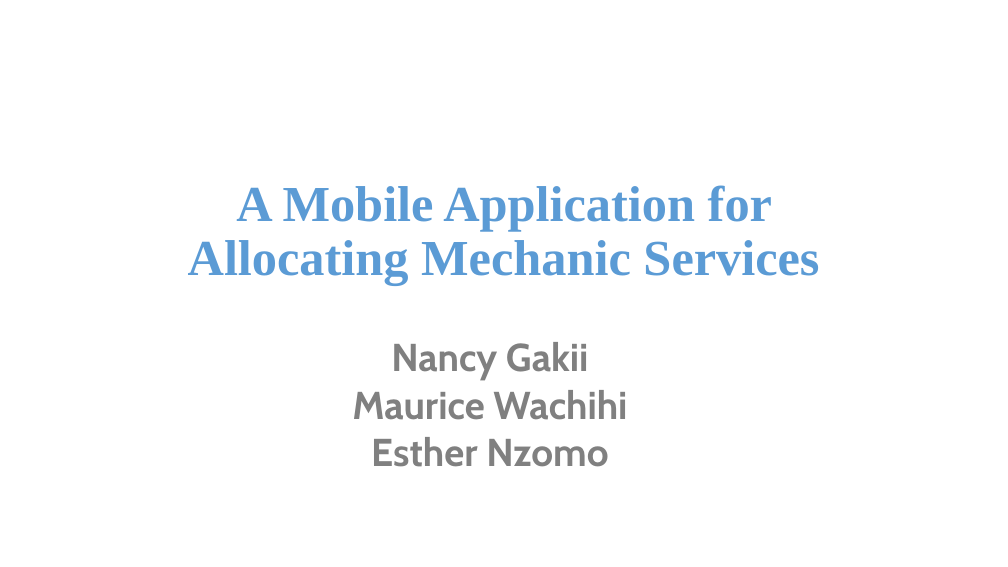
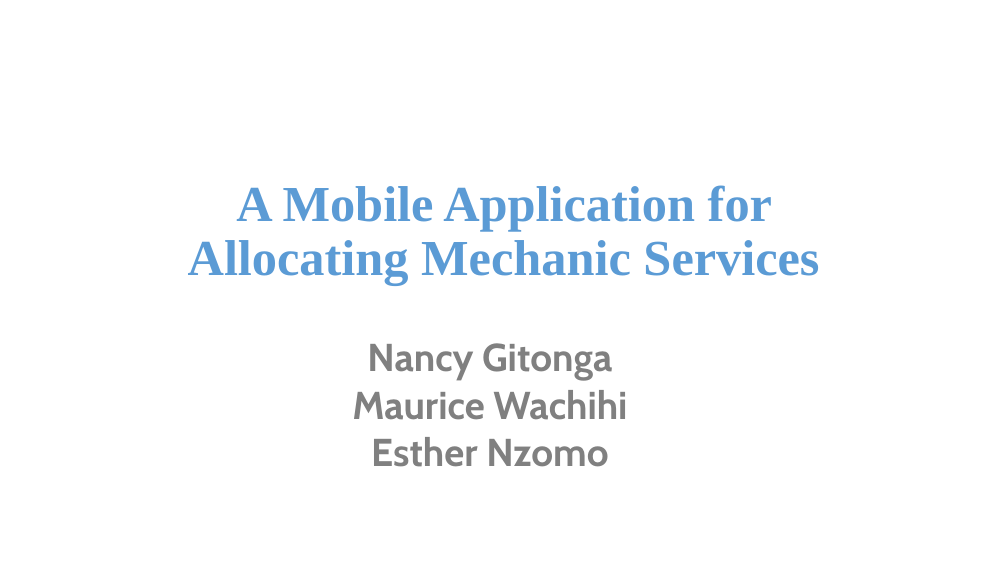
Before and after one commit to EstherTwin/MechPal, a slide deck: slide 1 of Doc/A Mobile Application for Locating Mechanic.pptx. Drawn at 1008x567 pixels with LibreOffice and Linux fonts; fonts in the diff are those of the drawing. Boxes give left, top, right and bottom in pixels: in the first picture for what was removed or moved away, otherwise in the second. Text is boxed around its words. In the diff, an @@ line names an element or a change of style, - is before the commit and + after.

Commit message:
Nancy Commit

```diff
--- a/Doc/A Mobile Application for Locating Mechanic.pptx
+++ b/Doc/A Mobile Application for Locating Mechanic.pptx
@@ subtitle at (367,343,612,380): text changed @@
-Nancy Gakii
+Nancy Gitonga
```
